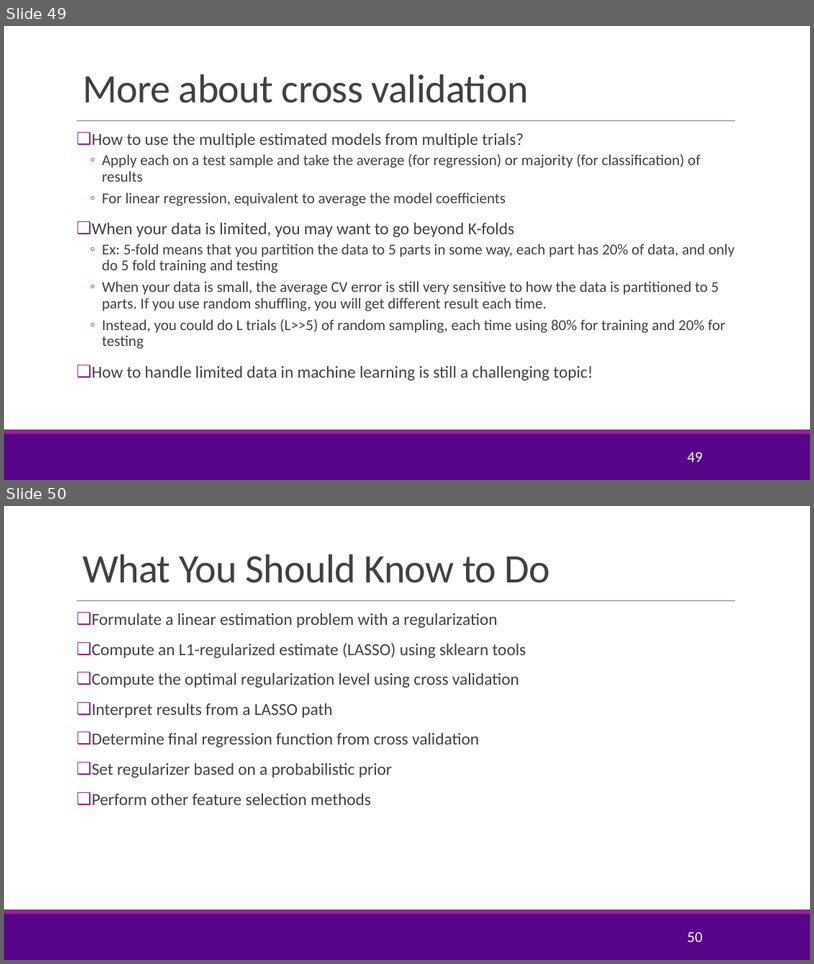
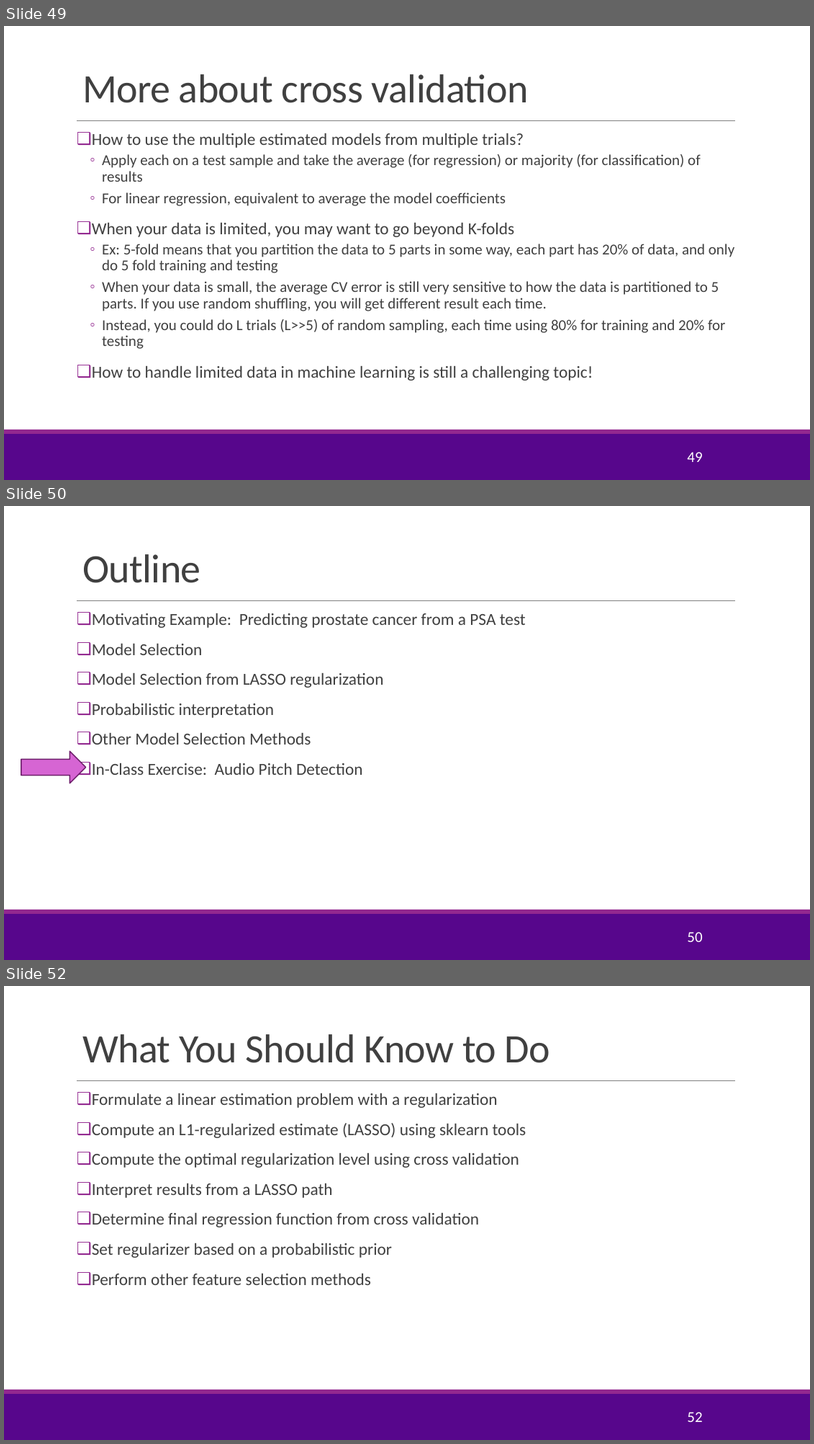
Before and after one commit to sdrangan/introml, a slide deck: lectures/Lect05_Lasso.pptx. Shown one above the other, each under a label of ours: slides 49 and 50 before the commit, slides 49, 50 and 52 after it; the slides between them are not shown. The pictures are 814x964 and 814x1444 pixels, drawn with LibreOffice and Linux fonts; fonts in the diff are those of the drawing; background and template pictures are left out. Boxes give left, top, right and bottom in pixels: in the first picture for what was removed or moved away, otherwise in the second. Text is boxed around its words. In the diff, an @@ line names an element or a change of style, - is before the commit and + after.

```diff
--- a/lectures/Lect05_Lasso.pptx
+++ b/lectures/Lect05_Lasso.pptx
@@ slide 50 added at [4, 506, 810, 960], background #FFFFFF; not listed: 3 template elements that a slide beside it also shows @@
@@ title added at [82, 554, 201, 583], 48 pt, text #404040 @@
+Outline
@@ text added at [92, 613, 526, 775], 20 pt, text #404040 @@
+❑ Motivating Example: Predicting prostate cancer from a PSA test
+❑ Model Selection
+❑ Model Selection from LASSO regularization
+❑ Probabilistic interpretation
+❑ Other Model Selection Methods
+❑ In-Class Exercise: Audio Pitch Detection
@@ right arrow added at [21, 751, 85, 783], fill #D665D3, outline #6C1D6A 1.25 pt @@
@@ page number added at [687, 932, 702, 942], 18 pt, text #FFFFFF @@
+50
@@ what was slide 50 is now slide 52 @@
@@ page number at [687, 1412, 702, 1422]: text changed @@
-50
+52
```
Also in this commit, not shown: 5 slides changed, 1 other slide added, 3 other files.
